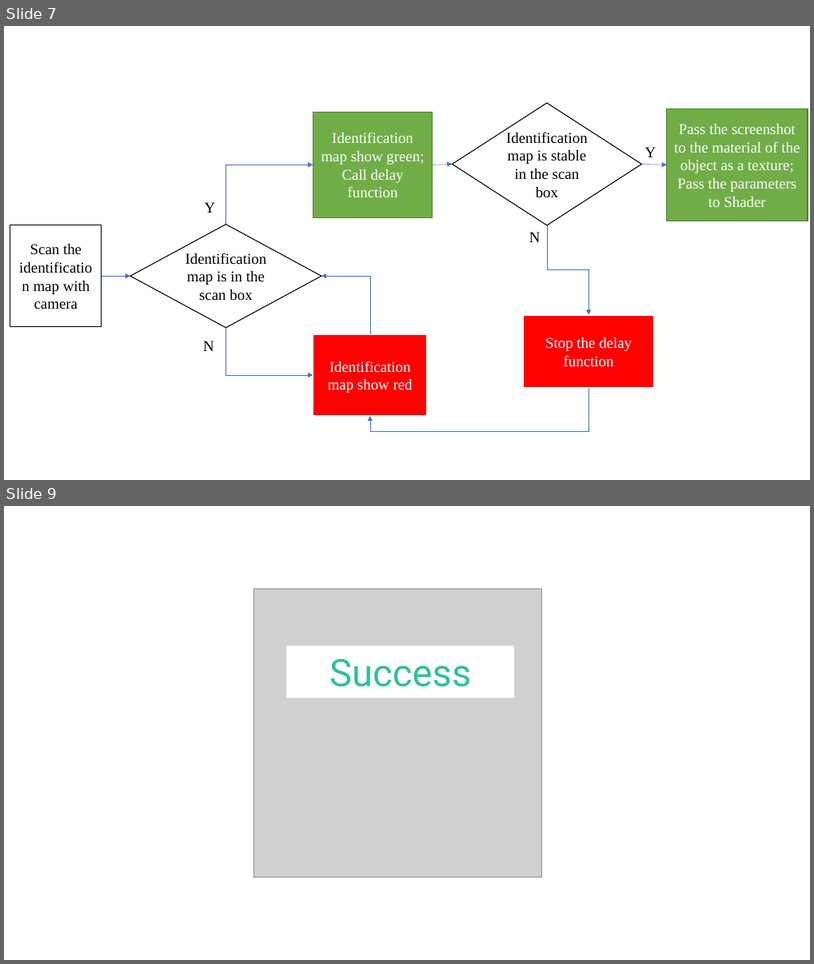
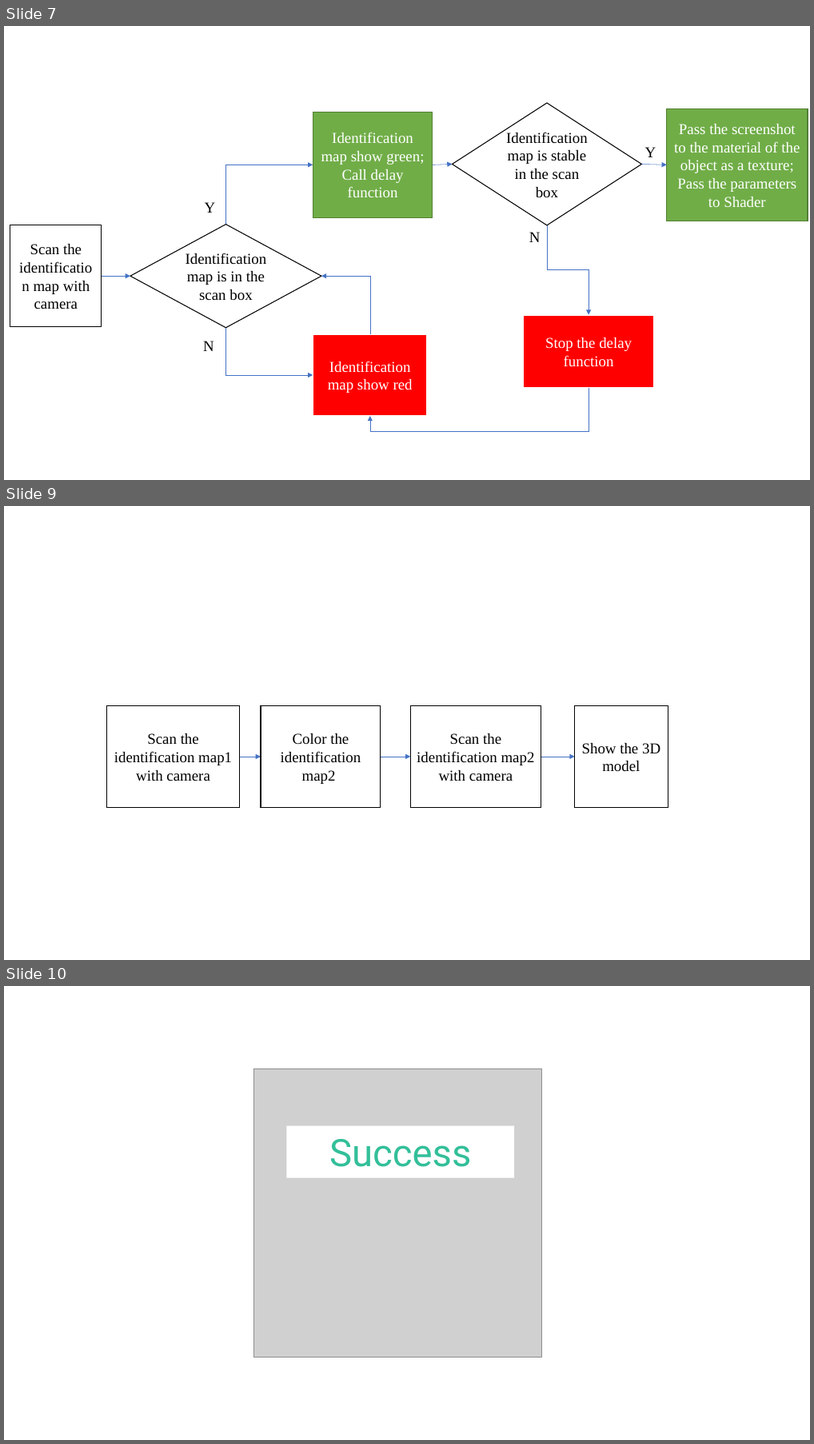
Before and after one commit to duanxiaoyun/ppaperssss, a slide deck: bi_ye_lun_wen/cao gao/temp files.pptx. Shown one above the other, each under a label of ours: slides 7 and 9 before the commit, slides 7, 9 and 10 after it; the slides between them are not shown. The pictures are 814x964 and 814x1444 pixels, drawn with LibreOffice and Linux fonts; fonts in the diff are those of the drawing; grey boxes stand for pictures. Boxes give left, top, right and bottom in pixels: in the first picture for what was removed or moved away, otherwise in the second. Text is boxed around its words. In the diff, an @@ line names an element or a change of style, - is before the commit and + after.

```diff
--- a/bi_ye_lun_wen/cao gao/temp files.pptx
+++ b/bi_ye_lun_wen/cao gao/temp files.pptx
@@ slide 9 added at [4,506,810,960], background #FFFFFF @@
@@ rectangle added at [107,706,240,808], fill #FFFFFF, outline #000000 1 pt, 18 pt, text #000000 @@
+Scan the identification map1 with camera
@@ rectangle added at [261,706,381,808], fill #FFFFFF, outline #000000 1 pt, 18 pt, text #000000 @@
+Color the identification map2
@@ rectangle added at [410,706,541,808], fill #FFFFFF, outline #000000 1 pt, 18 pt, text #000000 @@
+Scan the identification map2 with camera
@@ rectangle added at [575,706,668,808], fill #FFFFFF, outline #000000 1 pt, 18 pt, text #000000 @@
+Show the 3D model
@@ arrow added from (240, 756) to (261, 756), #4472C4 0.5 pt @@
@@ arrow added from (381, 756) to (410, 756), #4472C4 0.5 pt @@
@@ arrow added from (541, 756) to (575, 756), #4472C4 0.5 pt @@
@@ what was slide 9 is now slide 10 @@
```
Also in this commit, not shown: 1 slide changed, 2 other files.
